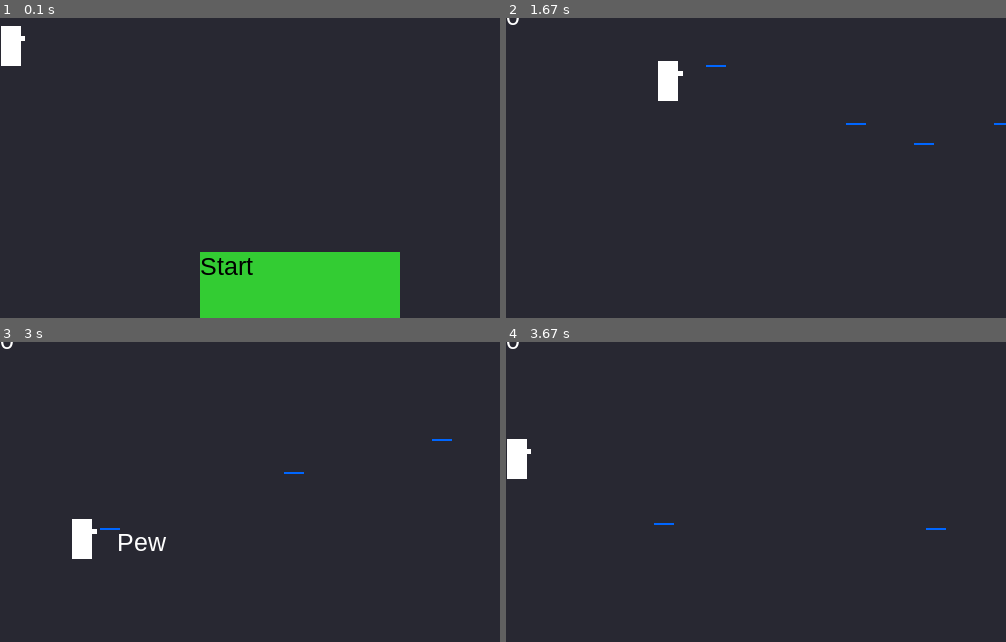
Above: before the commit, frames 1-4 (two rows, left to right).
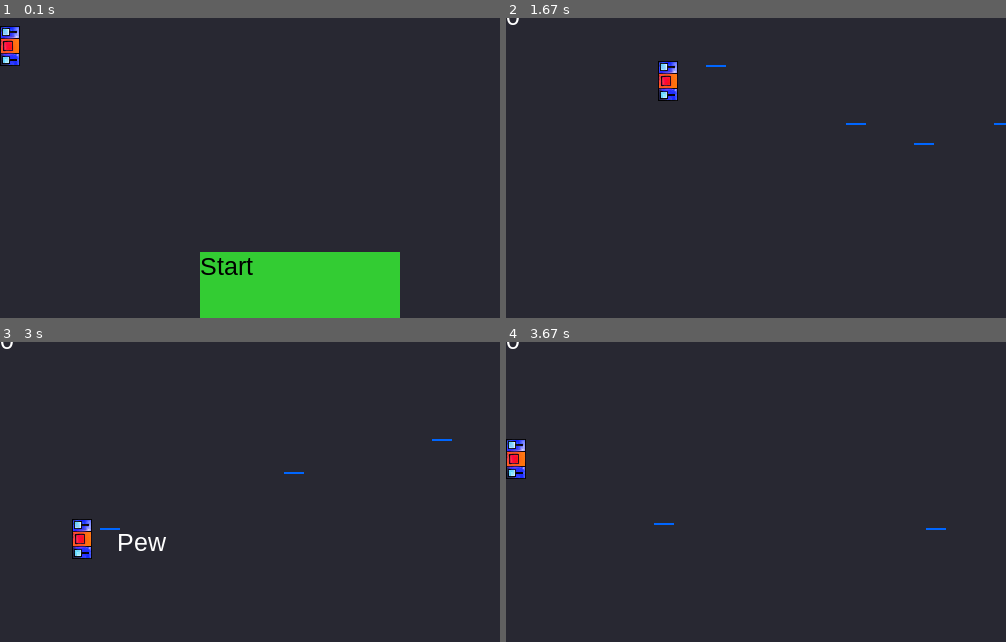
Above: after the commit, the same moments.

Repository: zwang20/SimpleShooter
Game: pygame game, started from simple_shooter.py
Same seed, same stepped clock (60 frames per second), same inputs: the game is played once before the commit and once after it.
Inputs (mouse positions are % of the whole screen's width and height, from its top left):
- Up to frame 1 (0.1 s): no input
- Up to frame 2 (1.67 s): tap Space at 0.33, 0.73, 1.03, 1.23, 1.57 s; hold D 0.67-1.13 s; move the mouse to (50, 56) at 0.7 s; hold W 1.17-1.47 s; hold D from 1.5 s (still down)
- Up to frame 3 (3 s): tap Space at 1.87, 2.07, 2.37, 2.63, 2.97 s; release D at 1.97 s; hold A 2-2.53 s; hold S 2.57-2.87 s; hold A from 2.9 s (still down)
- Up to frame 4 (3.67 s): tap Space at 3.27, 3.4 s; release A at 3.3 s; hold W from 3.33 s (still down)
The pictures show only the part of the screen within x 0-50%, y 3-53%; the shares and areas given below are measured in that part.

The runs differ from the first frame. In frame 1, 0.6% of the frame differs, in the area x 0-5%, y 2-16%; in frame 2, 0.5%; in frame 3, 0.5%; in frame 4, 0.6%.

Commit message:
Blit image

Diff:
--- a/simple_shooter.py
+++ b/simple_shooter.py
@@ -63,6 +63,7 @@
 shield_img = pygame.image.load(os.path.join('assets', 'shield.png'))
 shield_img = pygame.transform.scale(shield_img, (80, 80))
 init_img = pygame.image.load(os.path.join('assets', 'init.png'))
+player_img = pygame.image.load(os.path.join('assets', 'robot_ss.png'))
 
 laser_sound_1 = pygame.mixer.Sound(
     os.path.join('assets', 'sounds', 'sfx_laser1.ogg'))
@@ -228,10 +229,11 @@
             Player.score = 0
 
     def display(self):
-        sge_rect(
-            game_display, self.x, self.y, Player.width, Player.height, white)
-        sge_rect(
-            game_display, self.x + Player.width, self.y + 10, 5, 5, white)
+        game_display.blit(player_img, (self.x, self.y))
+        # sge_rect(
+        #     game_display, self.x, self.y, Player.width, Player.height, white)
+        # sge_rect(
+        #     game_display, self.x + Player.width, self.y + 10, 5, 5, white)
 
 
 class Enemy:
